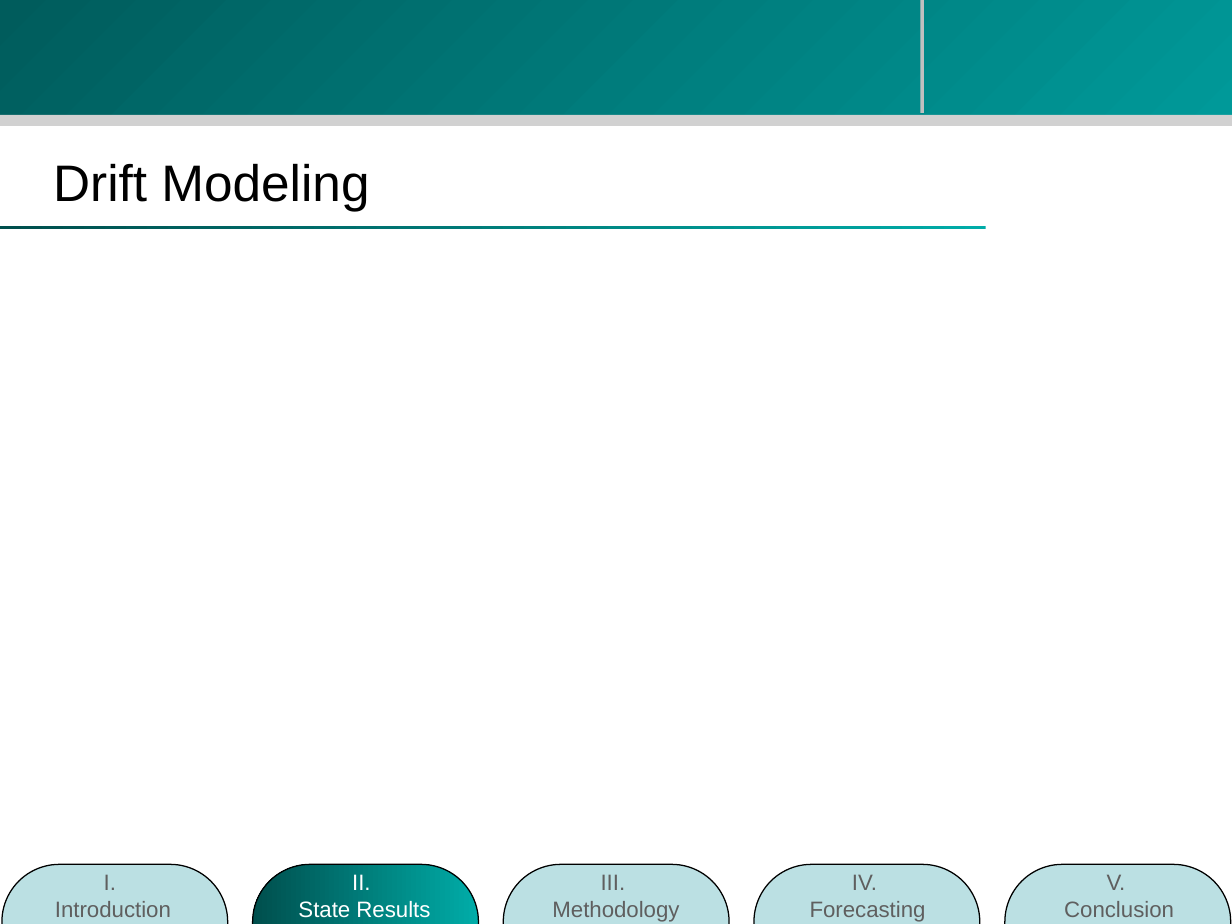
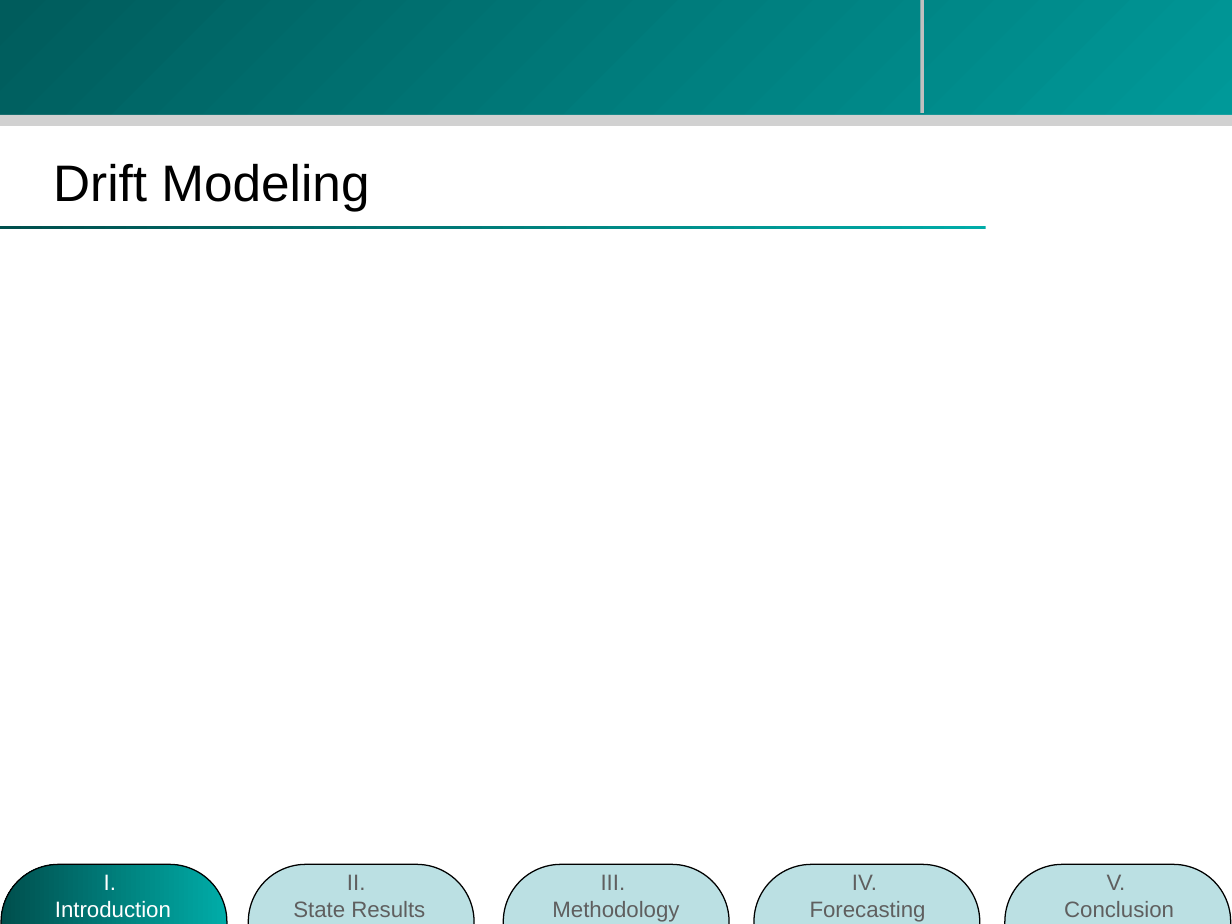
Before and after one commit to zhouzhenghui/svnrepository, a slide deck: slide 24 of SVNRepository/Presentation/M.Eng Final Presentation-take2.ppt. Drawn at 1232x924 pixels with LibreOffice and Linux fonts; fonts in the diff are those of the drawing; background and template pictures are left out. Boxes give left, top, right and bottom in pixels: in the first picture for what was removed or moved away, otherwise in the second. Text is boxed around its words. In the diff, an @@ line names an element or a change of style, - is before the commit and + after.

```diff
--- a/SVNRepository/Presentation/M.Eng Final Presentation-take2.ppt
+++ b/SVNRepository/Presentation/M.Eng Final Presentation-take2.ppt
@@ text "I. Introduction" at (x1=55, y1=874, x2=171, y2=918): text colour #5F5F5F to #FFFFFF @@
@@ rounded rectangle at (x1=1, y1=865, x2=227, y2=924): fill #BBE0E3 to gradient #00ACA8 to #004F4D @@
@@ text "II. State Results" at (x1=293, y1=874, x2=425, y2=917): text colour #FFFFFF to #5F5F5F @@
@@ rounded rectangle moved from (x1=253, y1=865, x2=478, y2=924) to (x1=249, y1=865, x2=474, y2=924) @@
@@ rounded rectangle at (x1=249, y1=865, x2=474, y2=924): fill gradient #00ACA8 to #004F4D to #BBE0E3 @@
```
Also in this commit, not shown: 5 other slides changed, 1 slide added, 1 slide removed.
